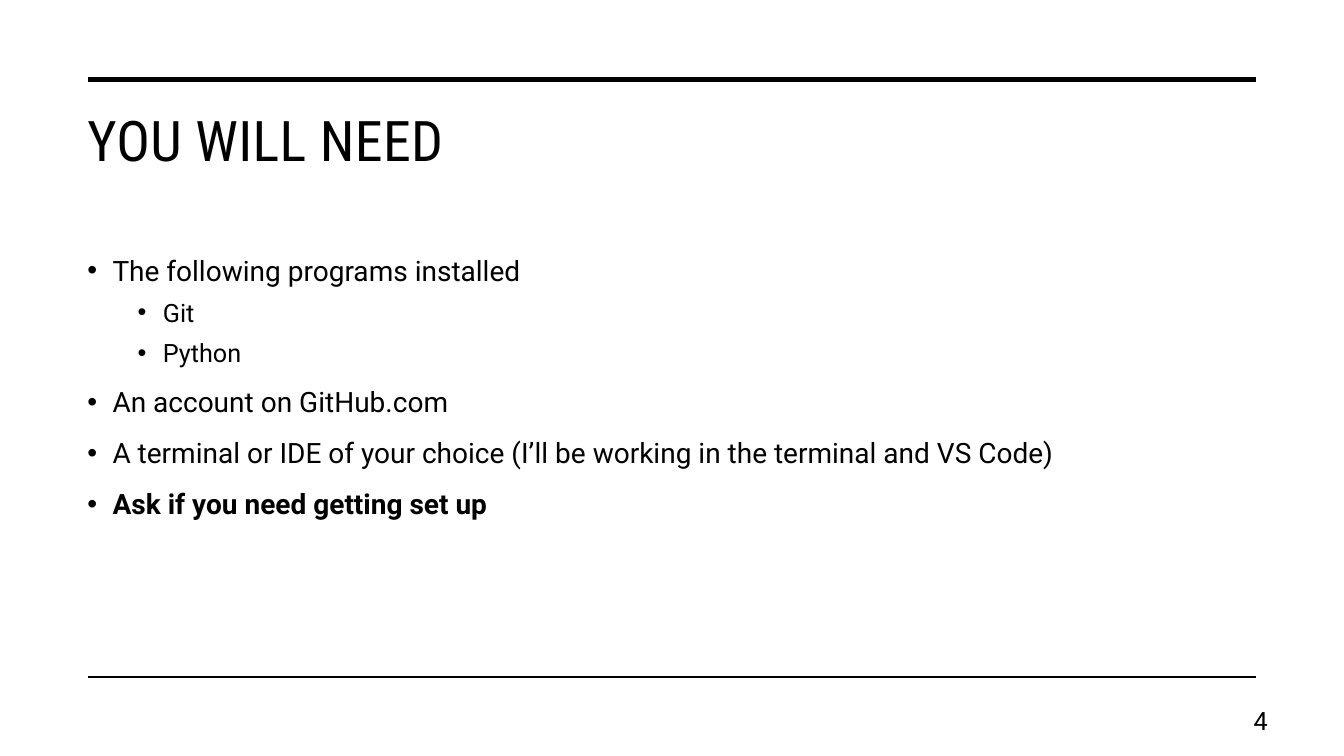
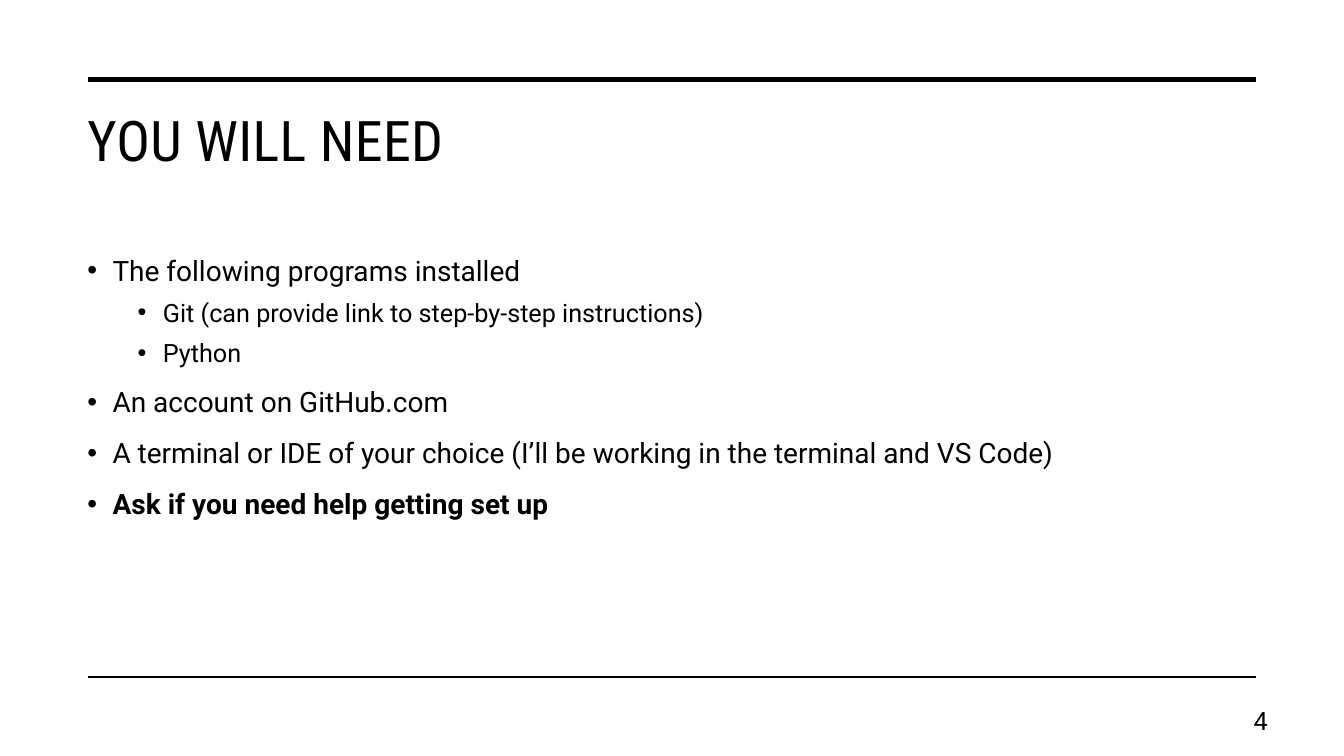
Before and after one commit to daniel-wrench/snap-research-template, a slide deck: slide 4 of doc/workshop_slides.pptx. Drawn at 1344x756 pixels with LibreOffice and Linux fonts; fonts in the diff are those of the drawing. Boxes give left, top, right and bottom in pixels: in the first picture for what was removed or moved away, otherwise in the second. Text is boxed around its words. In the diff, an @@ line names an element or a change of style, - is before the commit and + after.

```diff
--- a/doc/workshop_slides.pptx
+++ b/doc/workshop_slides.pptx
@@ text at [163, 302, 703, 328]: text changed @@
-  • Git
+  • Git (can provide link to step-by-step instructions)
@@ text at [113, 492, 548, 520]: text changed @@
-• Ask if you need getting set up
+• Ask if you need help getting set up
```
Also in this commit, not shown: 7 other slides changed, 3 slides added, 2 other files.
